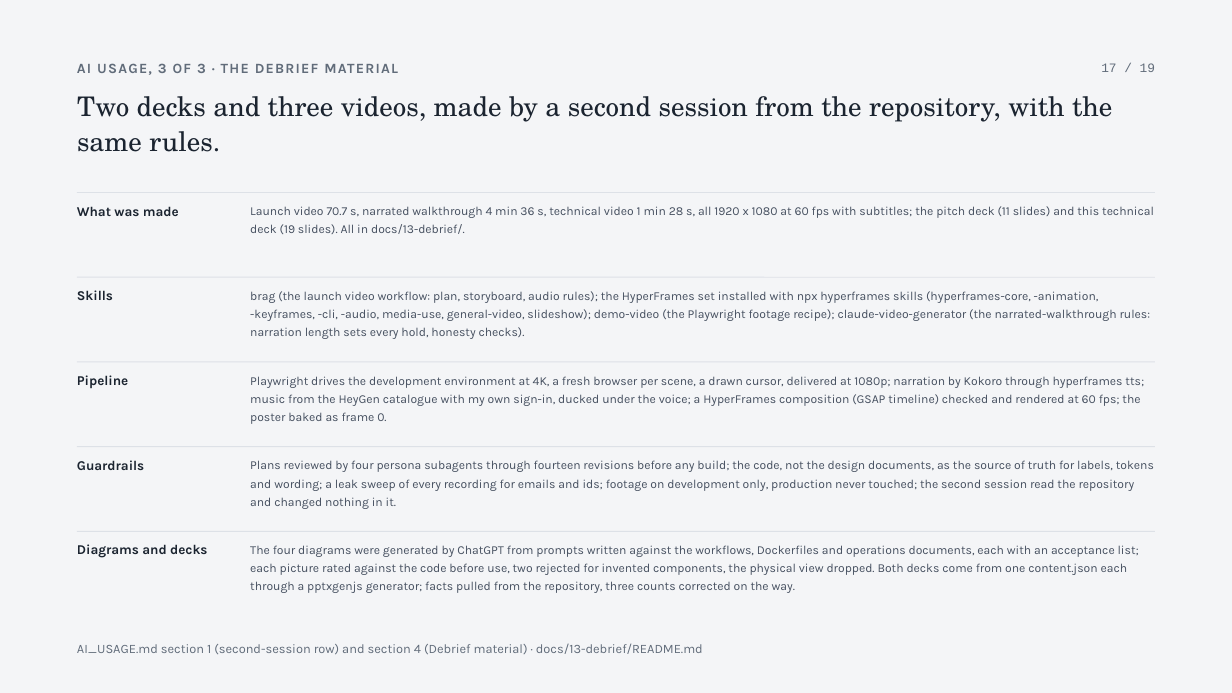
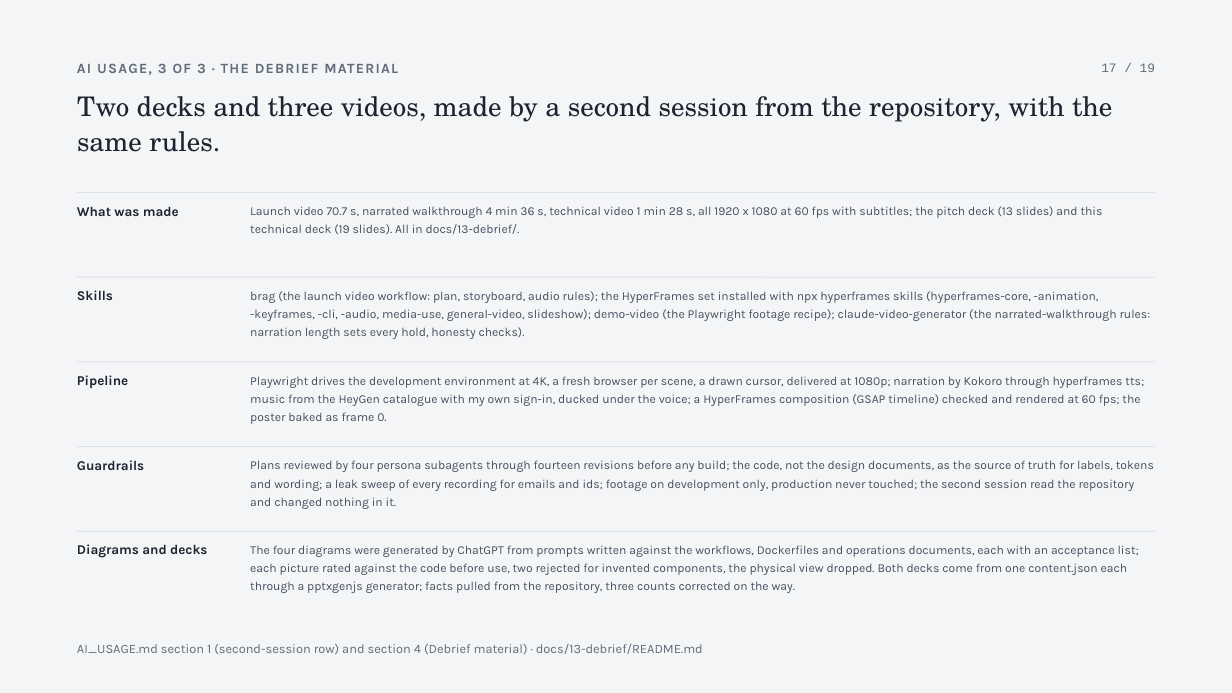
Before and after one commit to SuhaasNv/permitflow, a slide deck: slide 17 of docs/13-debrief/technical-deck/PermitFlow-technical.pptx. Drawn at 1232x693 pixels with LibreOffice and Linux fonts; fonts in the diff are those of the drawing. Boxes give left, top, right and bottom in pixels: in the first picture for what was removed or moved away, otherwise in the second. Text is boxed around its words. In the diff, an @@ line names an element or a change of style, - is before the commit and + after.

Commit message:
docs: before-and-after comic strips in the pitch deck
Two strips of four panels, the same four moments with and without the
product, placed after the problem and solution slides. The pitch deck
is thirteen slides; counts updated in the technical deck and CHANGELOG.

```diff
--- a/docs/13-debrief/technical-deck/PermitFlow-technical.pptx
+++ b/docs/13-debrief/technical-deck/PermitFlow-technical.pptx
@@ text at bbox=[250, 206, 1103, 234]: text changed @@
-Launch video 70.7 s, narrated walkthrough 4 min 36 s, technical video 1 min 28 s, all 1920 x 1080 at 60 fps with subtitles; the pitch deck (11 slides) and this technical deck (19 slides). All in docs/13-debrief/.
+Launch video 70.7 s, narrated walkthrough 4 min 36 s, technical video 1 min 28 s, all 1920 x 1080 at 60 fps with subtitles; the pitch deck (13 slides) and this technical deck (19 slides). All in docs/13-debrief/.
```
Also in this commit, not shown: 5 other files.
